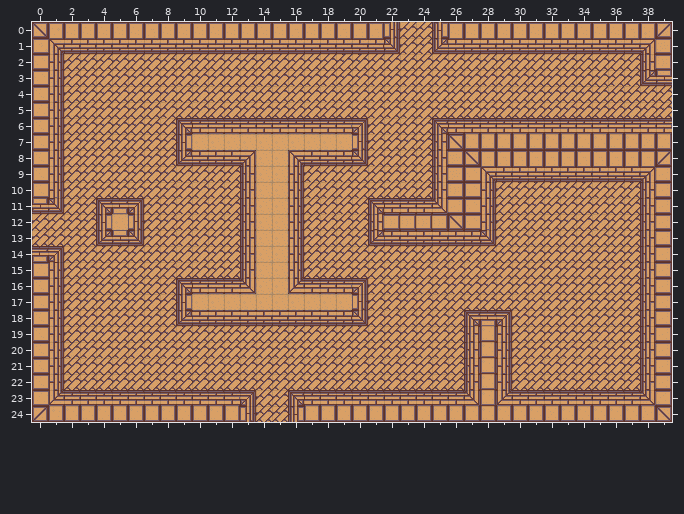
A Tiled map gets an edit: core/assets/maps/floor1/16.tmx. The first picture shows the starting point.
Cells are 16x16 px. Shown: x 0..39, y 0..24.
And afterwards:
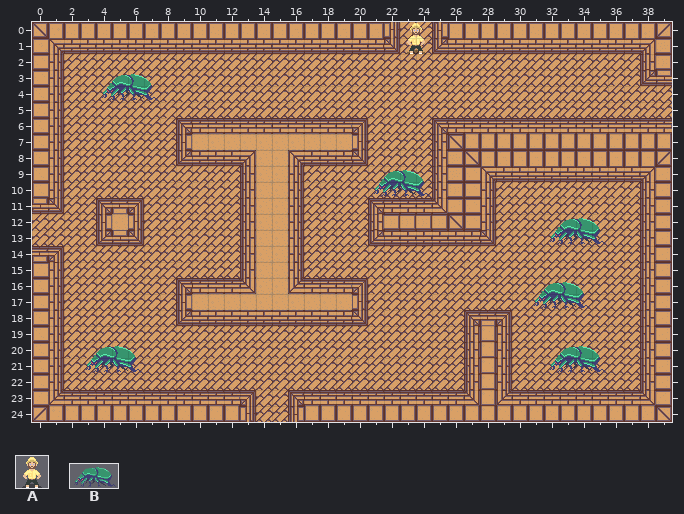
Key: from "player": A 0; from "scarab": B 0.
Objects are placed by their top-left corner, in cells (3,4 is the top-left corner of cell 3,4); size is 1x1 cell unless given.
The edit:
Layer "enemies":
added: B at 4,3 size 4x2
added: B at 21,9 size 4x2
added: B at 32,12 size 4x2
added: B at 31,16 size 4x2
added: B at 32,20 size 4x2
added: B at 3,20 size 4x2
Layer "player":
added: A at 23,0 size 2x2
Changed places in both pictures, as pixel boxes (x1, y1, x2, y2):
added: (406, 23, 426, 54)
added: (102, 74, 157, 100)
added: (374, 170, 429, 196)
added: (550, 218, 605, 244)
added: (534, 282, 589, 308)
added: (86, 346, 141, 372)
added: (550, 346, 605, 372)
